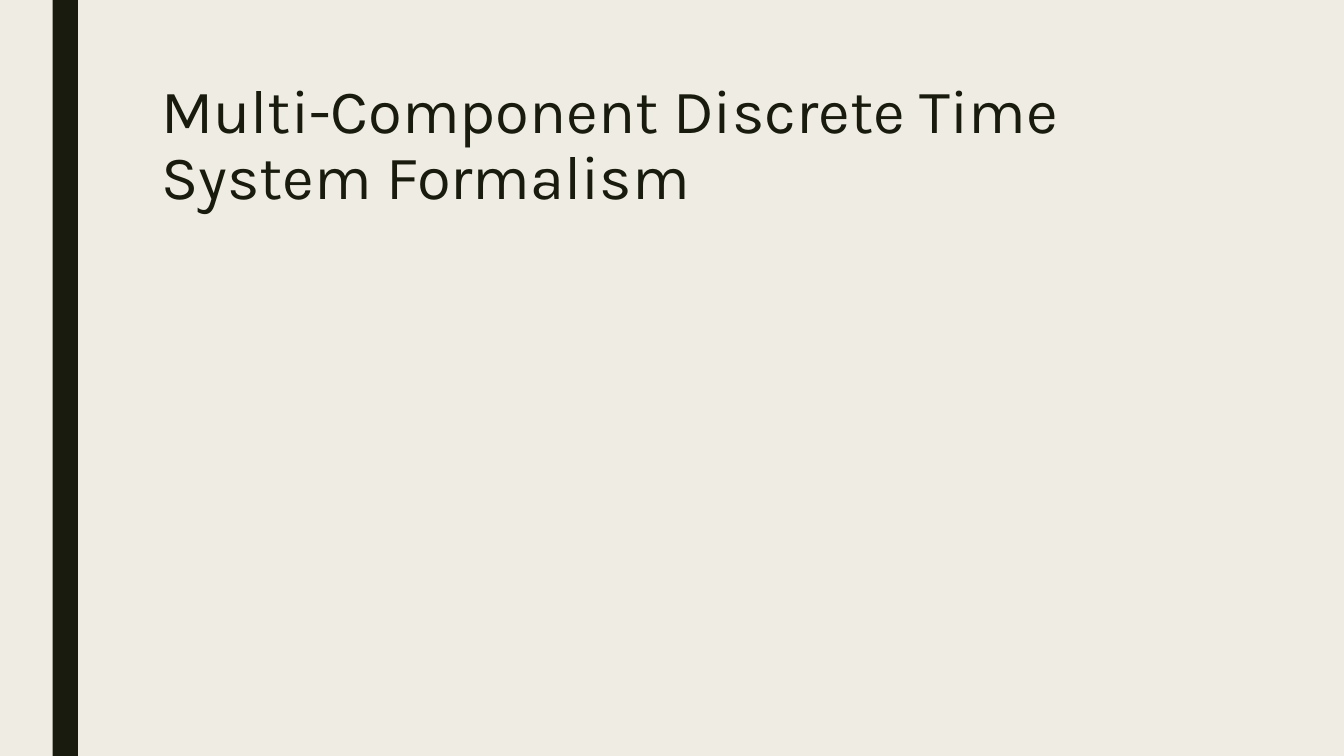
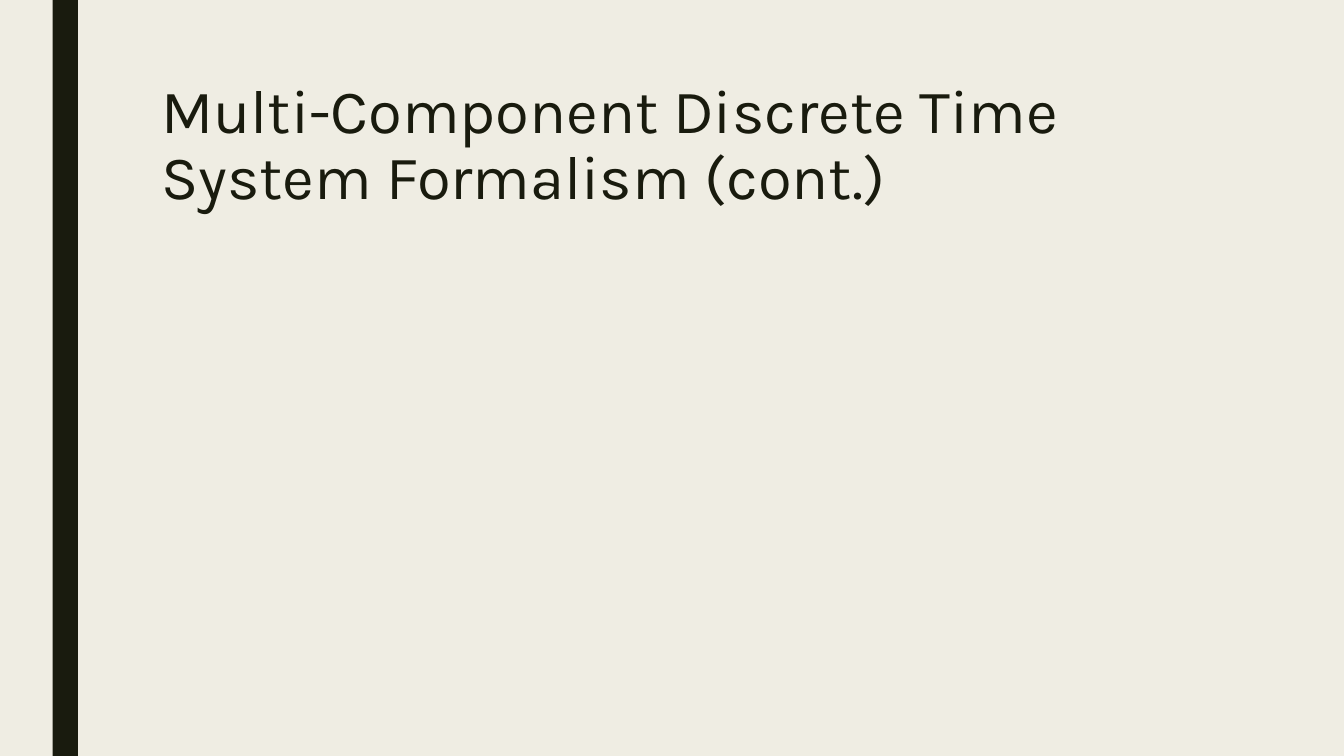
Before and after one commit to Z-Fikar/Tugas, a slide deck: slide 15 of Simulasi/Rangkum PPT/Chapter 7.pptx (slide 14 before the commit). Drawn at 1344x756 pixels with LibreOffice and Linux fonts; fonts in the diff are those of the drawing; grey boxes stand for pictures. Boxes give left, top, right and bottom in pixels: in the first picture for what was removed or moved away, otherwise in the second. Text is boxed around its words. In the diff, an @@ line names an element or a change of style, - is before the commit and + after.

```diff
--- a/Simulasi/Rangkum PPT/Chapter 7.pptx
+++ b/Simulasi/Rangkum PPT/Chapter 7.pptx
@@ title at (161,90,1057,214): text changed @@
-Multi-Component Discrete Time
-System Formalism
+Multi-Component Discrete Time
+System Formalism (cont.)
```
Also in this commit, not shown: 30 other slides changed, 1 slide added, 1 slide removed.
